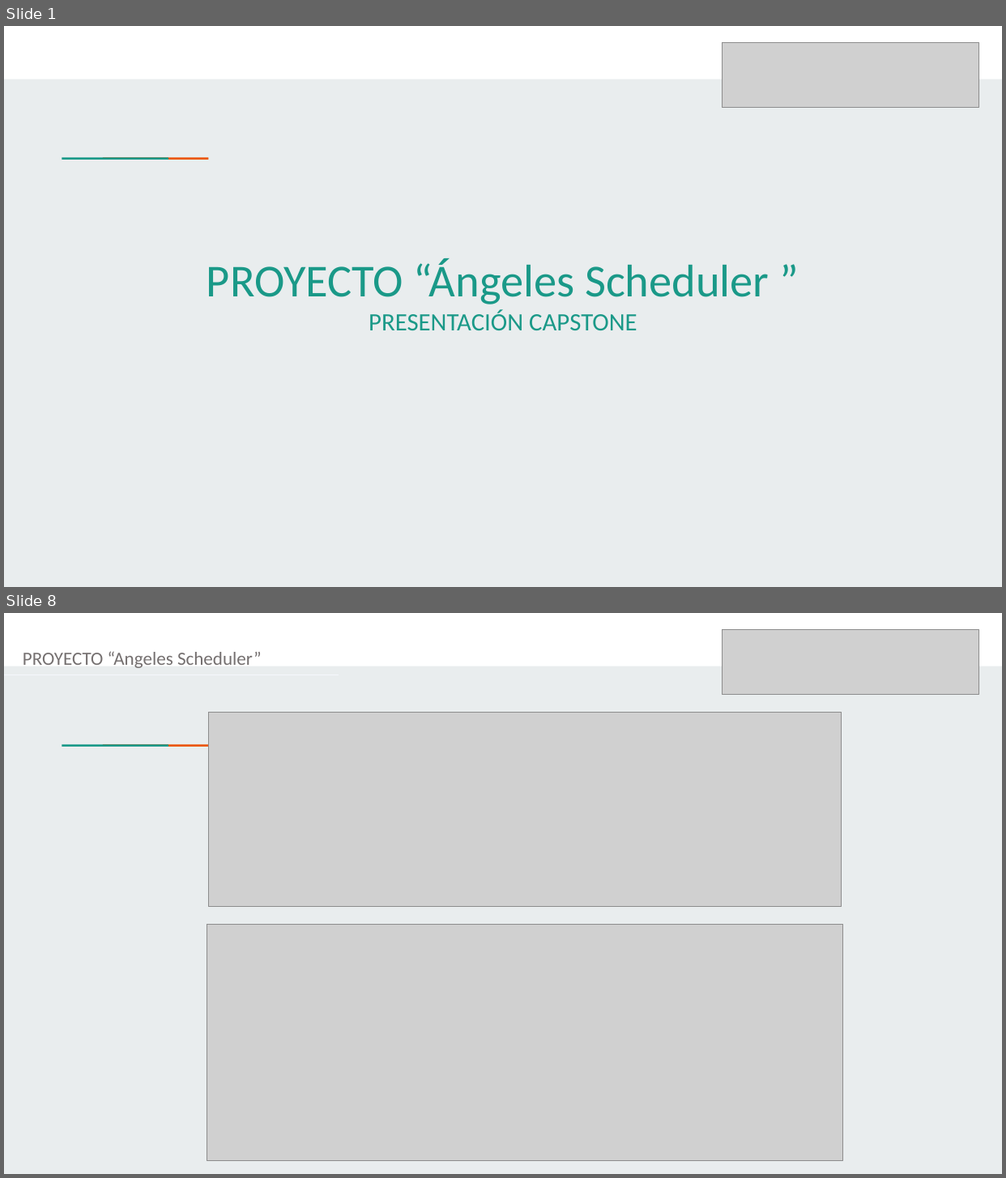
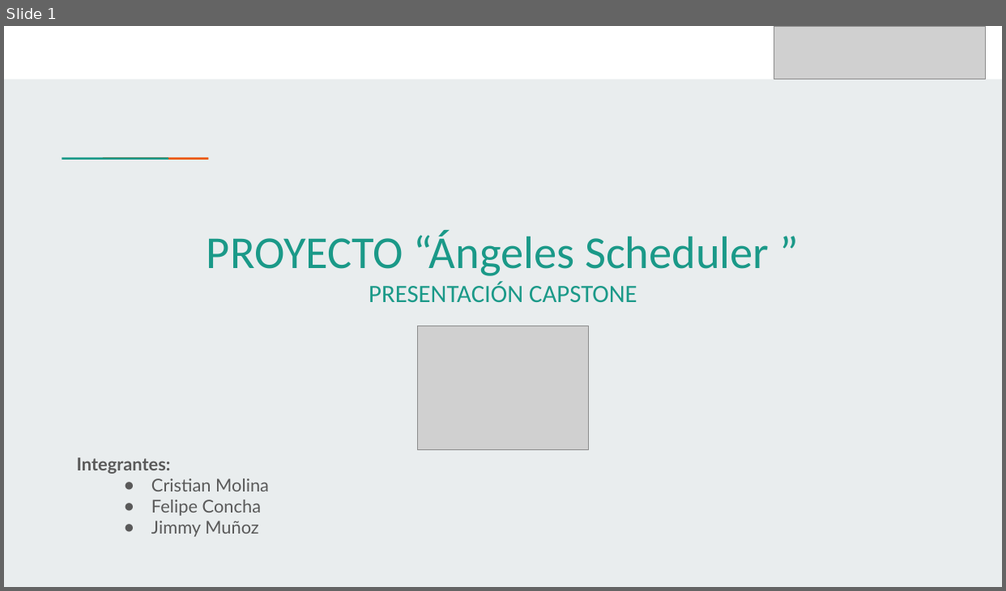
Before and after one commit to CrisMolina12/CP_PTY4614_4_EQP_2, a slide deck: Fase 2/Evidencias Proyecto/Presentación Proyecto.pptx. Shown one above the other, each under a label of ours: slides 1 and 8 before the commit, slide 1 after it; the slides between them are not shown. The pictures are 1006x1178 and 1006x591 pixels, drawn with LibreOffice and Linux fonts; fonts in the diff are those of the drawing; grey boxes stand for pictures. Boxes give left, top, right and bottom in pixels: in the first picture for what was removed or moved away, otherwise in the second. Text is boxed around its words. In the diff, an @@ line names an element or a change of style, - is before the commit and + after.

```diff
--- a/Fase 2/Evidencias Proyecto/Presentación Proyecto.pptx
+++ b/Fase 2/Evidencias Proyecto/Presentación Proyecto.pptx
@@ slide 8 removed at <box>4,613,1002,1174</box>, background #E9EDEE; not listed: 3 template elements that a slide beside it also shows @@
@@ picture removed at <box>722,630,979,695</box> @@
@@ text removed at <box>23,651,262,668</box> @@
-PROYECTO “Angeles Scheduler”
@@ line removed from (4, 675) to (339, 675) @@
@@ picture removed at <box>208,712,842,906</box> @@
@@ picture removed at <box>206,924,843,1161</box> @@
@@ slide 1 changed as well @@
@@ picture: place and size @@
-picture at <box>722,43,979,108</box>
+picture at <box>774,26,986,79</box>
@@ text "PROYECTO “Ángeles Scheduler ”": place and size @@
-text "PROYECTO “Ángeles Scheduler ”" at <box>206,258,769,331</box>
+text "PROYECTO “Ángeles Scheduler ”" at <box>206,230,769,302</box>
@@ picture added at <box>418,327,589,450</box> @@
@@ text added at <box>77,458,269,537</box>, 17 pt, text #595959 @@
+Integrantes:
+● Cristian Molina
+● Felipe Concha
+● Jimmy Muñoz
```
Also in this commit, not shown: 7 other slides changed, 8 slides added, 6 other slides removed.
